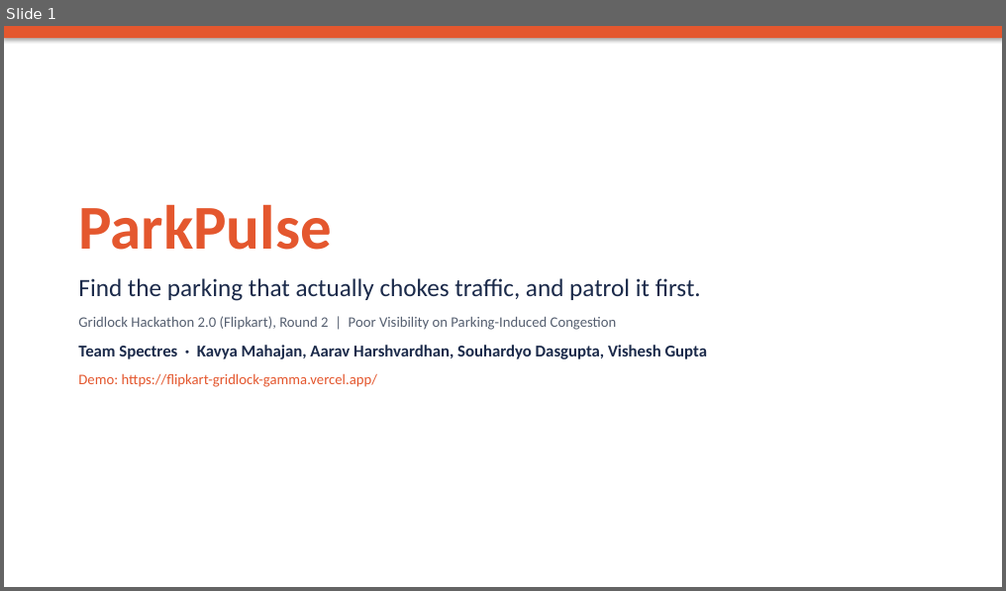
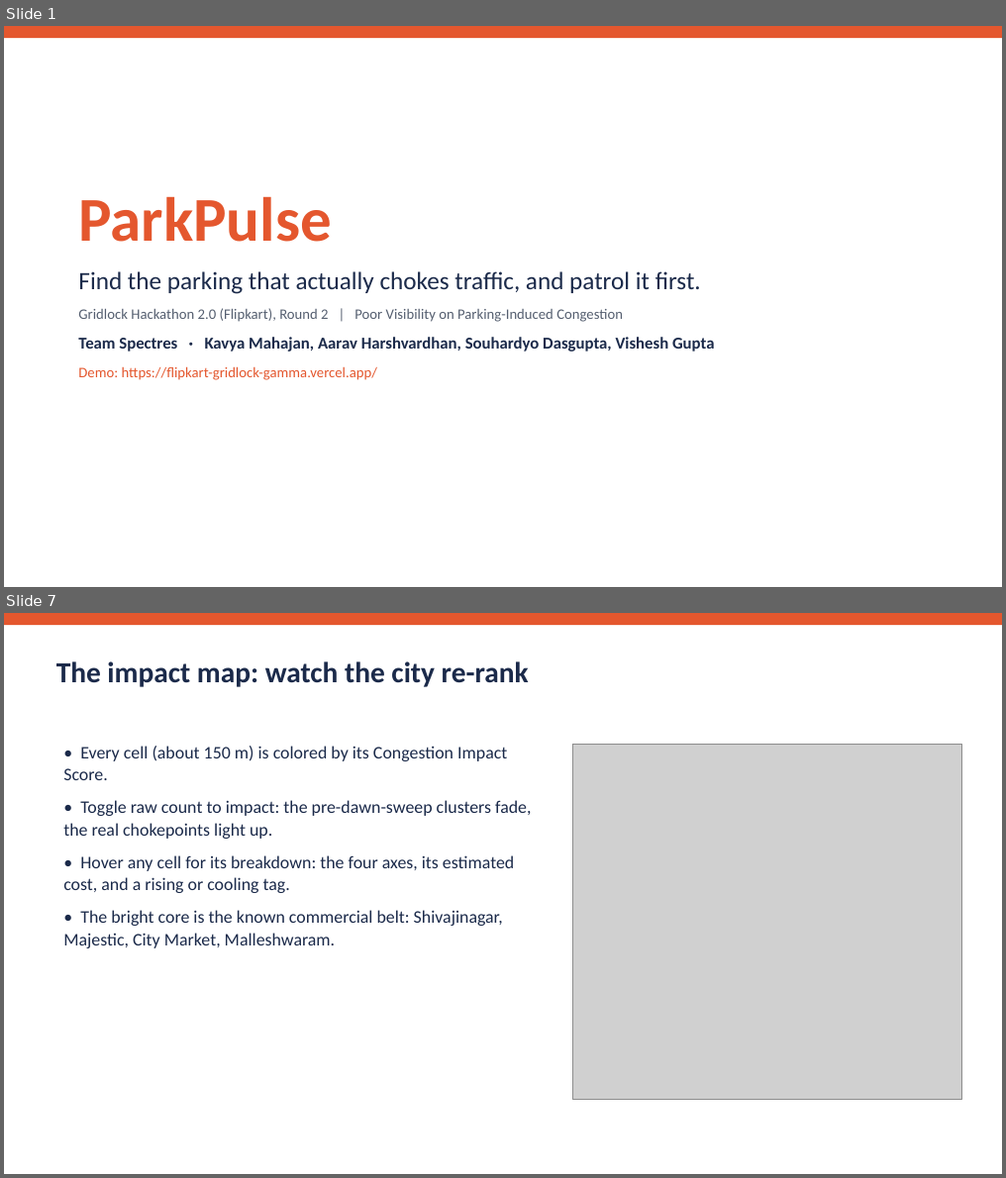
Before and after one commit to senku14x/Flipkart-Gridlock, a slide deck: submission/ParkPulse_Pitch_Deck.pptx. Shown one above the other, each under a label of ours: slide 1 before the commit, slides 1 and 7 after it; the slides between them are not shown. The pictures are 1006x591 and 1006x1178 pixels, drawn with LibreOffice and Linux fonts; fonts in the diff are those of the drawing; grey boxes stand for pictures. Boxes give left, top, right and bottom in pixels: in the first picture for what was removed or moved away, otherwise in the second. Text is boxed around its words. In the diff, an @@ line names an element or a change of style, - is before the commit and + after.

```diff
--- a/submission/ParkPulse_Pitch_Deck.pptx
+++ b/submission/ParkPulse_Pitch_Deck.pptx
@@ slide 7 added at box(4, 613, 1002, 1174), background #FFFFFF @@
@@ rectangle added at box(4, 613, 1002, 625), fill #E4572E @@
@@ text added at box(56, 662, 529, 687), 28 pt, text #1B2A4A, bold @@
+The impact map: watch the city re-rank
@@ text added at box(63, 746, 531, 949), 17 pt, text #1B2A4A @@
+• Every cell (about 150 m) is colored by its Congestion Impact Score.
+• Toggle raw count to impact: the pre-dawn-sweep clusters fade, the real chokepoints light up.
+• Hover any cell for its breakdown: the four axes, its estimated cost, and a rising or cooling tag.
+• The bright core is the known commercial belt: Shivajinagar, Majestic, City Market, Malleshwaram.
@@ picture added at box(573, 744, 962, 1100) @@
@@ slide 1 changed as well @@
@@ rectangle at box(4, 26, 1002, 38): shadow off @@
@@ text "ParkPulse" rewrapped from box(78, 204, 708, 387) to box(78, 196, 715, 380) @@
```
Also in this commit, not shown: 4 other slides changed, 10 other slides added, 8 slides removed, 1 other file.
